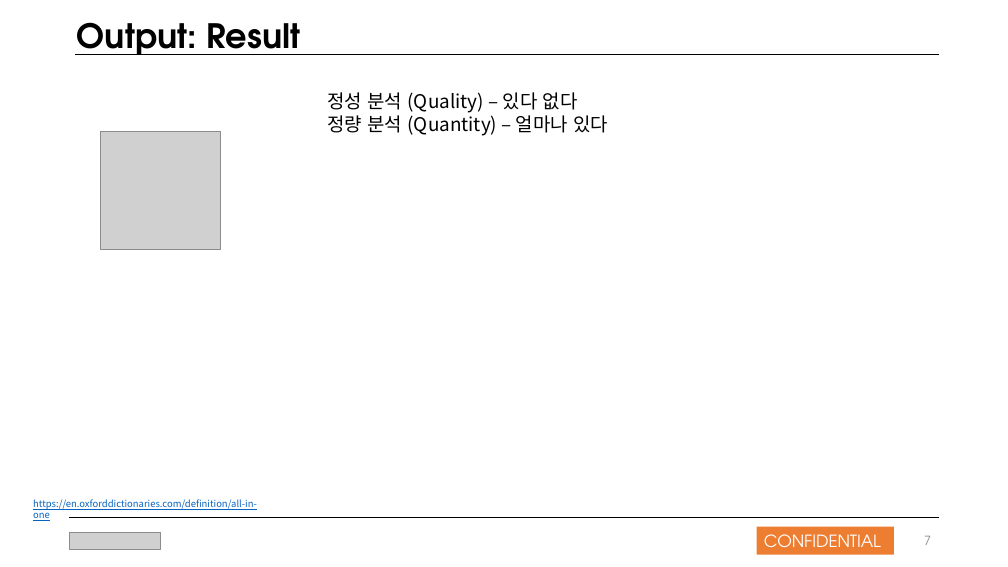
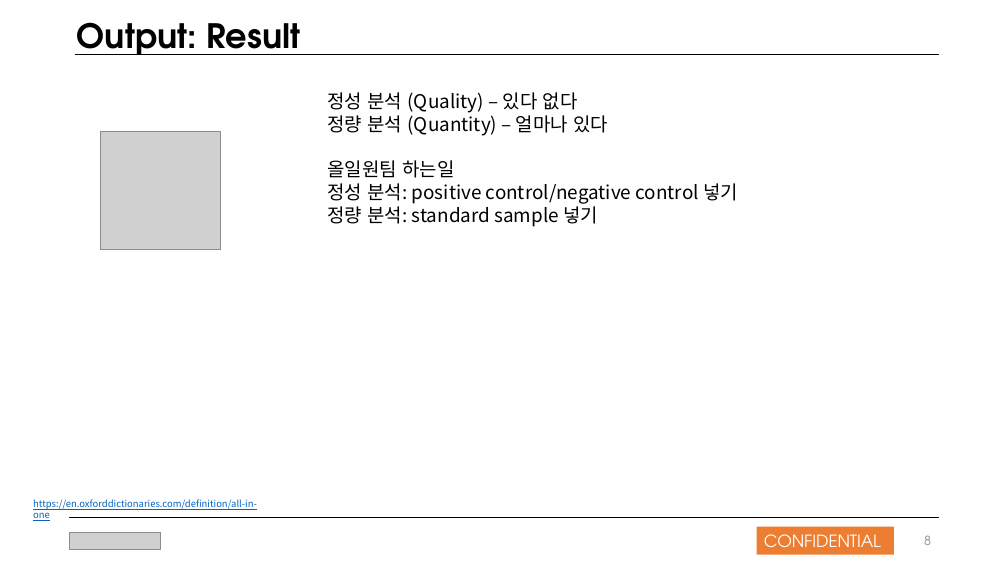
Before and after one commit to nansmile/Company-Work, a slide deck: slide 8 of Work/올인원팀 발표자료_181021.pptx (slide 7 before the commit). Drawn at 1008x567 pixels with LibreOffice and Linux fonts; fonts in the diff are those of the drawing; grey boxes stand for pictures. Boxes give left, top, right and bottom in pixels: in the first picture for what was removed or moved away, otherwise in the second. Text is boxed around its words. In the diff, an @@ line names an element or a change of style, - is before the commit and + after.

```diff
--- a/Work/올인원팀 발표자료_181021.pptx
+++ b/Work/올인원팀 발표자료_181021.pptx
@@ text at [327,160,738,227]: paragraphs added @@
+올일원팀 하는일
+정성 분석: positive control/negative control 넣기
+정량 분석: standard sample 넣기
@@ page number at [924,535,931,545]: text changed @@
-7
+8
```
Also in this commit, not shown: 4 other slides changed, 1 slide removed.
